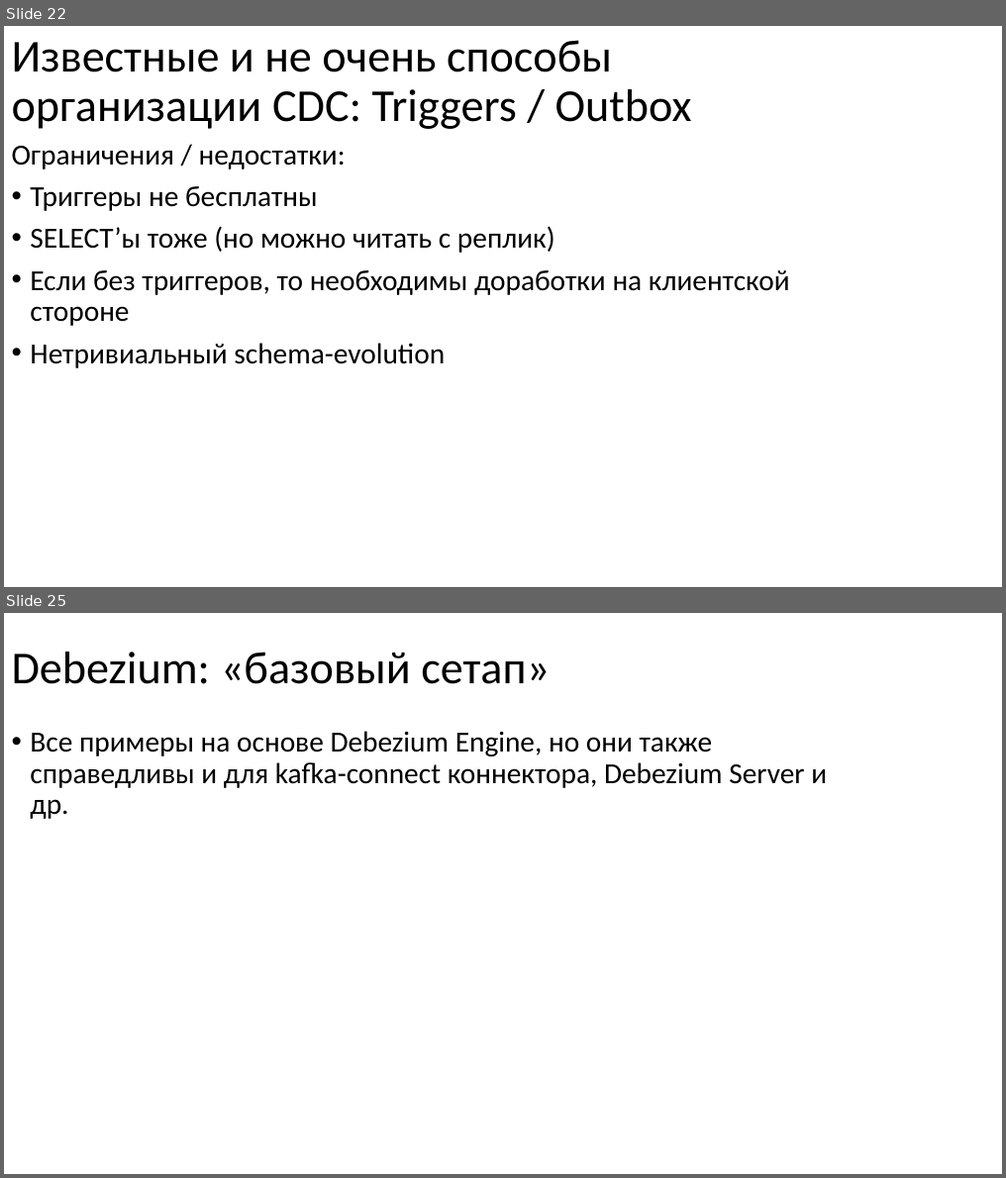
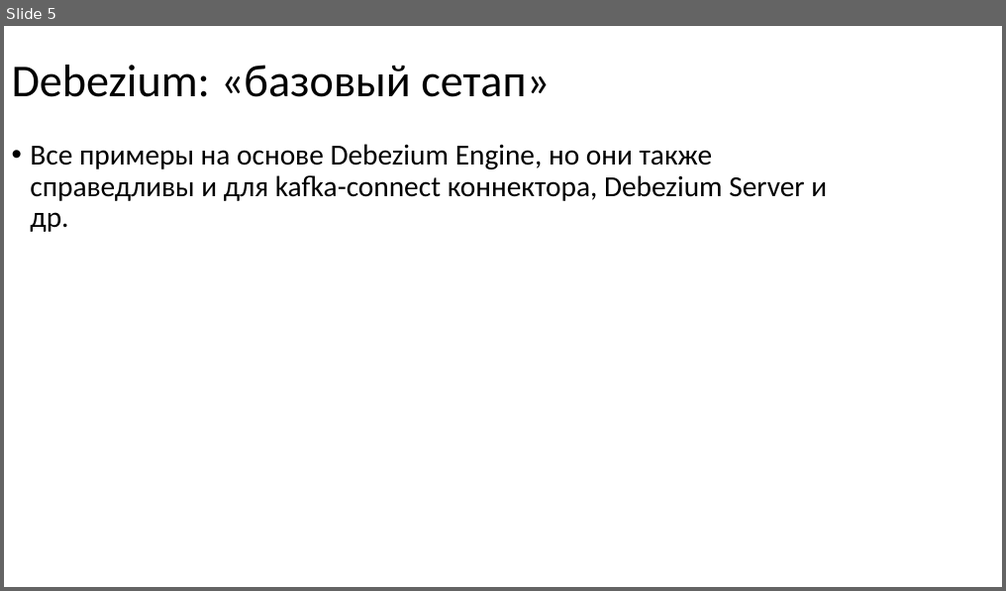
Before and after one commit to nryanov/presentations, a slide deck: smartdata/cdc-via-debezium/debezium-smartdata2025.pptx. Shown one above the other, each under a label of ours: slides 22 and 25 before the commit, slide 5 after it; the slides between them are not shown. The pictures are 1006x1178 and 1006x591 pixels, drawn with LibreOffice and Linux fonts; fonts in the diff are those of the drawing. Boxes give left, top, right and bottom in pixels: in the first picture for what was removed or moved away, otherwise in the second. Text is boxed around its words. In the diff, an @@ line names an element or a change of style, - is before the commit and + after.

```diff
--- a/smartdata/cdc-via-debezium/debezium-smartdata2025.pptx
+++ b/smartdata/cdc-via-debezium/debezium-smartdata2025.pptx
@@ slide 22 removed at (4,26,1002,587), background #FFFFFF @@
@@ title removed at (12,40,692,129) @@
-Известные и не очень способы организации CDC: Triggers / Outbox
@@ text removed at (12,146,790,369) @@
-Ограничения / недостатки:
-• Триггеры не бесплатны
-• SELECT’ы тоже (но можно читать с реплик)
-• Если без триггеров, то необходимы доработки на клиентской стороне
-• Нетривиальный schema-evolution
@@ what was slide 25 is now slide 5 @@
```
Also in this commit, not shown: 4 slides changed, 1 slide added, 25 other slides removed, 1 other file.
